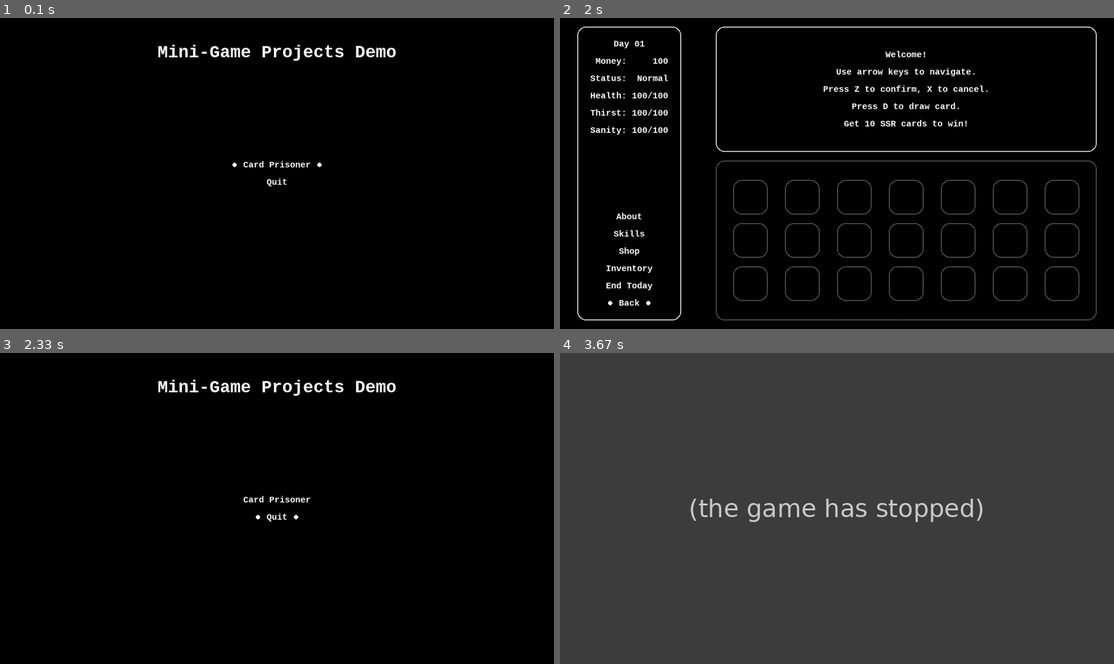
Above: before the commit, frames 1-4 (two rows, left to right).
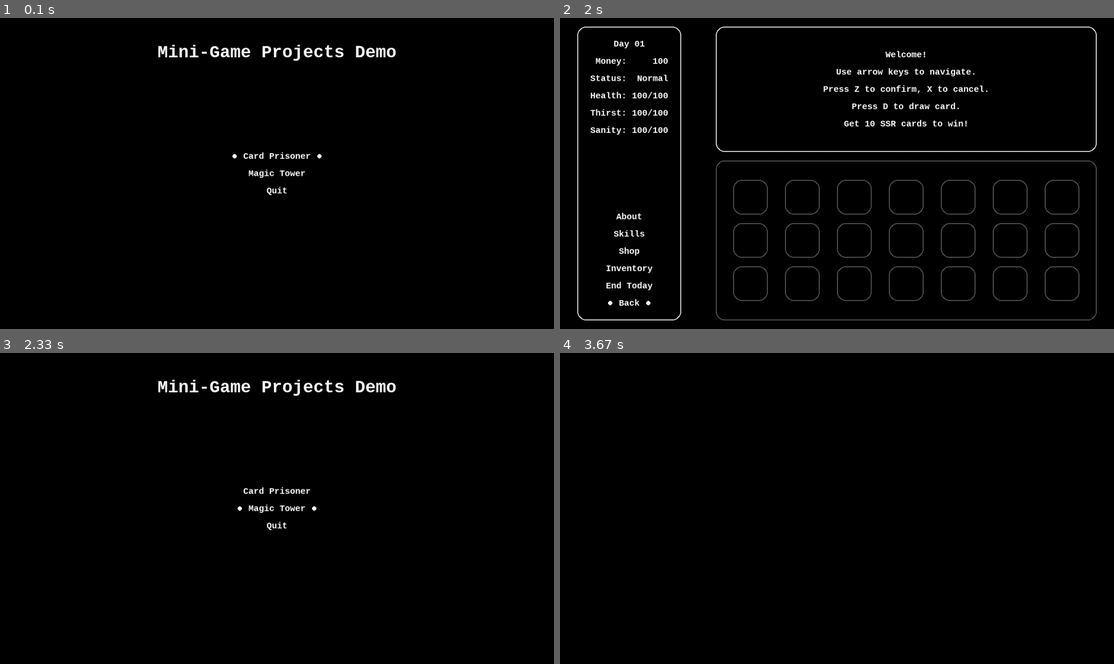
Above: after the commit, the same moments.

Repository: wertolf/pygame-boy-advance
Game: pygame game, started from pygame_boy_advance.py
Same seed, same stepped clock (60 frames per second), same inputs: the game is played once before the commit and once after it.
Inputs:
- Up to frame 1 (0.1 s): no input
- Up to frame 2 (2 s): hold Z 0.33-0.8 s; hold Up 0.33-0.8 s; tap Z at 0.83, 1.73 s; hold Down from 1.67 s (still down)
- Up to frame 3 (2.33 s): tap Z at 2.03, 2.23 s; release Down at 2.13 s; hold Up from 2.17 s (still down); tap D at 2.32 s
- Up to frame 4 (3.67 s): release Up at 2.53 s

The runs differ from the first frame. In frame 1, 0.5% of the frame differs, in the area x 41-59%, y 43-58%; in frame 2, nothing differs; in frame 3, 0.5%; in frame 4, 100%, in the area x 0-100%, y 0-100%.
Before the commit the program exited at 2.37 s; later frames show no game.

Commit message:
Checkpoint (2024-07-14 16:05)

Diff:
--- a/card_prisoner/static.py
+++ b/card_prisoner/static_preview.py
@@ -1,7 +1,9 @@
 """
 静态界面
-
-用于早期界面布局规划
+* 用于早期界面布局规划
+* 用于快速 visualize 某个布局上的构想
+* 在这里不需要纠结可读性以及可维护性相关的问题
+* 只需要把预想中的静态效果做出来
 """
 import pygame
 from pygame.locals import *
--- a/lega/draw.py
+++ b/lega/draw.py
@@ -1,9 +1,9 @@
-from lega.calc import calculate_centery
-from config import color_theme
-
-
 import pygame.draw
 import pygame.font
+
+from config import color_theme
+from lega.calc import calculate_centery
+from lega.screen import scrmgr
 
 
 def text_single_line(target_surface, text, selected=False, **kwargs):
@@ -11,6 +11,12 @@
     target_surface: 将文本绘制到哪里
     text: 想要绘制的**单行**文本
     selected: 是否启用被选中的效果
+
+    bold: 是否粗体
+    antialias:
+    font_size: 字体大小
+    color: 文字的颜色
+
     Specify position using kwargs.
     """
 
@@ -18,7 +24,8 @@
 
     bold = kwargs.pop("bold", True)
     antialias = kwargs.pop("antialias", True)
-    font_size = kwargs.pop("size", 20)
+    default_font_size = scrmgr.win_width // 16 // 4
+    font_size = kwargs.pop("size", default_font_size)
     color = kwargs.pop("color", color_theme.foreground)
 
     font_object = pygame.font.SysFont("Courier New", font_size, bold)
@@ -49,7 +56,8 @@
     reference_type: 参照点的类型，目前只支持居中对齐 (center)
     line_distance: 行间距
     """
-    line_distance = kwargs.get("line_distance", 40)
+    default_line_distance = scrmgr.win_width / 16 / 2
+    line_distance = kwargs.get("line_distance", default_line_distance)
     lines = text.split("\n")
 
     reference_x = reference_point[0]
--- a/lega/screen.py
+++ b/lega/screen.py
@@ -8,6 +8,8 @@
 
 from lega.vector import Vector2D
 
+DEFAULT_FPS = 20
+
 class ScreenManager:
     def __init__(self, width, height):
         self._win_width = width
@@ -16,7 +18,7 @@
         self.is_full_screen = False
         self.screen = pygame.display.set_mode(self.resolution)
         self.clock = pygame.time.Clock()
-        self.fps = 30
+        self.fps = DEFAULT_FPS
 
     def clear_screen_without_update(self) -> None:
         self.screen.fill(color_theme.background)
--- /dev/null
+++ b/magic_tower/main.py
@@ -0,0 +1,41 @@
+import pygame
+from pygame.locals import QUIT
+from pygame.locals import KEYDOWN, KEYUP
+
+from lega.screen import scrmgr
+
+from lega.misc import terminate
+
+class GameController:
+    def initialize_game(self):
+
+        # If called from pygame_boy_advance.py,
+        # the following steps are unnecessary.
+        # However, if run as a standalone program, they are necessary.
+        # Besides, calling them redundantly has little performance impact.
+        pygame.init()
+        scrmgr.clear_screen_without_update()
+
+        # Starting from here, all remaining steps are necessary.
+
+        pygame.display.set_caption("Magic Tower")
+
+        self.game_running = True
+
+    def start_game(self):
+        while self.game_running:
+            self.one_frame()
+
+    def one_frame(self):
+        for e in pygame.event.get():
+            if e.type == QUIT:
+                terminate()
+            elif e.type == KEYUP:
+                ...
+
+        scrmgr.update_global()
+
+def main():
+    game = GameController()
+    game.initialize_game()
+    game.start_game()
--- a/pygame_boy_advance.py
+++ b/pygame_boy_advance.py
@@ -4,24 +4,35 @@
 
 from lega.screen import scrmgr
 from lega.calc import calculate_centery
-from lega.draw import text_single_line
+import lega.draw
 
 import card_prisoner.main
+import magic_tower.main
 
 from config import key_binding
 
 import logging
 
+from enum import Enum
+
+BANNER = "Mini-Game Projects Demo"
+WINDOW_CAPTION = "Pygame Boy Advance"
+
+class Options(str, Enum):
+    QUIT = "Quit"
+    CARD_PRISONER = "Card Prisoner"
+    MAGIC_TOWER = "Magic Tower"
+    CHINESE_CHECKERS = "Chinese Checkers"
+
 def draw_banner():
     """
     绘制横幅
     """
-    banner = "Mini-Game Projects Demo"
-
-    centery = 80  # scrmgr.win_height / 9
-    text_single_line(
-        scrmgr.screen, banner,
-        size=40,
+    font_size = scrmgr.win_width // 16 // 2
+    centery = scrmgr.win_width // 16
+    lega.draw.text_single_line(
+        scrmgr.screen, BANNER,
+        size=font_size,
         centerx=scrmgr.center.x, centery=centery,
     )
 
@@ -29,29 +40,34 @@
     """
     绘制选项列表
     """
-    line_distance = 40
+    line_distance = scrmgr.win_width // 16 // 2
     centery = calculate_centery(len(options), scrmgr.center.y, line_distance)
     for i, opt in enumerate(options):
-        text_single_line(
+        lega.draw.text_single_line(
             scrmgr.screen, opt,
             selected=(i == selected_index),
             centerx=scrmgr.center.x, centery=centery,
         )
         centery += line_distance
 
+def draw_everything(options, selected_index):
+    scrmgr.clear_screen_without_update()
+    draw_banner()
+    draw_option_list(options, selected_index)
+
 def main():
     # initialization
     pygame.init()
-    pygame.display.set_caption("Pygame Boy Advance")
+    pygame.display.set_caption(WINDOW_CAPTION)
     options = [
-        "Card Prisoner",
-        # "Chinese Checkers",
-        # "Magic Tower",
-        "Quit",
+        Options.CARD_PRISONER,
+        Options.MAGIC_TOWER,
+        # Options.CHINESE_CHECKERS,
+        Options.QUIT,
     ]
     selected_index = 0
-    draw_banner()
-    draw_option_list(options, selected_index)
+
+    draw_everything(options, selected_index)
 
     while True:
         for e in pygame.event.get():
@@ -60,31 +76,25 @@
             elif e.type == KEYUP:
                 key = getattr(e, "key")
                 if key == key_binding.confirm:
-                    opt = options[selected_index]
-                    if opt == "Quit":
-                        return
-                    elif opt == "Card Prisoner":
-                        card_prisoner.main.main()
-                        # redraw everything
-                        pygame.display.set_caption("Pygame Boy Advance")
-                        scrmgr.clear_screen_without_update()
-                        draw_banner()
-                        draw_option_list(options, selected_index)
-                    else:
-                        print(f"Oops! The game {opt} does not yet exist!")
-                        logging.critical(f"Got unsupported option: {opt}")
+                    match options[selected_index]:
+                        case Options.QUIT:
+                            return
+                        case Options.CARD_PRISONER:
+                            card_prisoner.main.main()
+                        case Options.MAGIC_TOWER:
+                            magic_tower.main.main()
+
+                    # when return from one of the games, redraw everything
+                    pygame.display.set_caption(WINDOW_CAPTION)
+                    draw_everything(options, selected_index)
                 elif key == key_binding.down:
                     if selected_index < len(options) - 1:
                         selected_index += 1
-                        scrmgr.clear_screen_without_update()
-                        draw_banner()
-                        draw_option_list(options, selected_index)
+                        draw_everything(options, selected_index)
                 elif key == key_binding.up:
                     if selected_index > 0:
                         selected_index -= 1
-                        scrmgr.clear_screen_without_update()
-                        draw_banner()
-                        draw_option_list(options, selected_index)
+                        draw_everything(options, selected_index)
 
         scrmgr.update_global()
 
Not shown, changed: CHANGELOG.md
